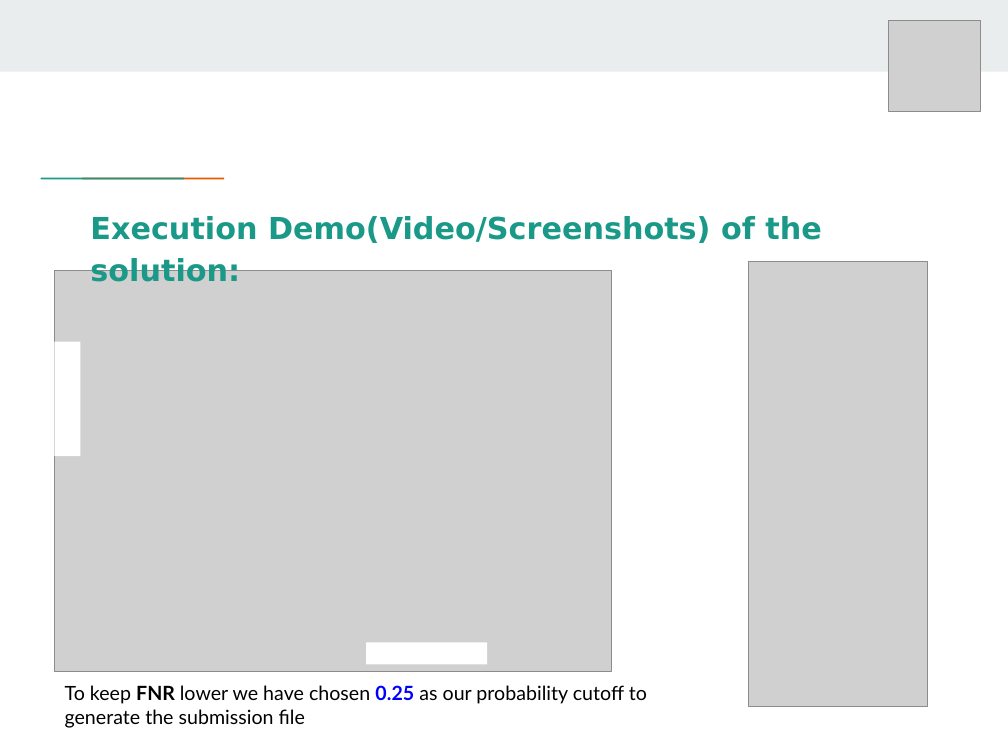
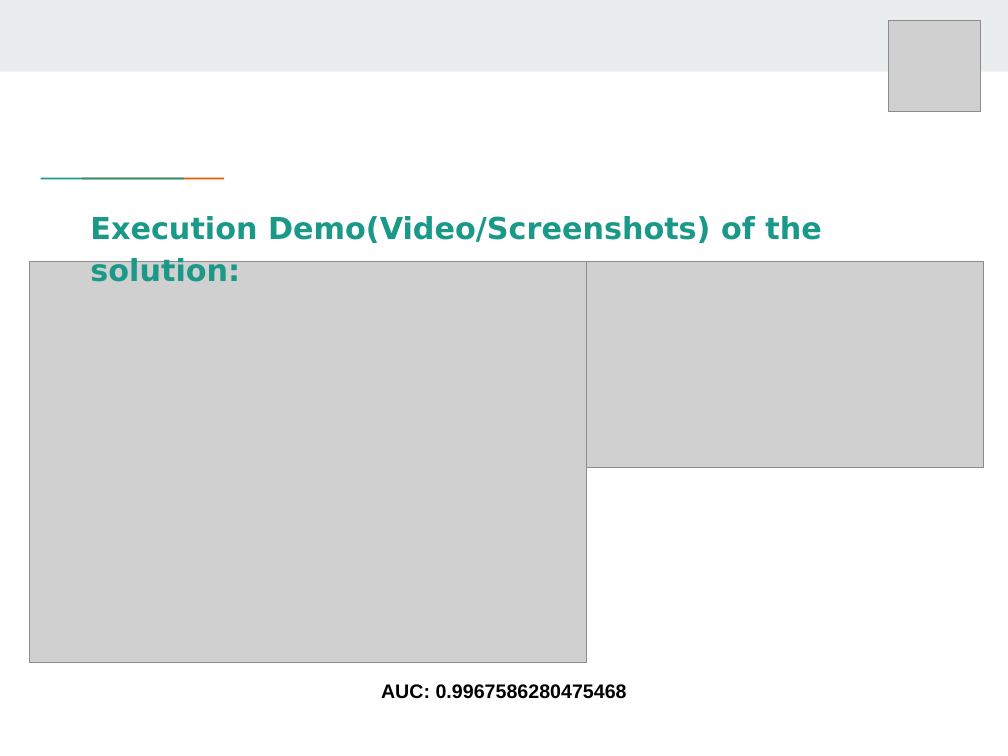
Before and after one commit to Redcof/HPE_Machine_Learning_Hackathon_CG_2022, a slide deck: slide 8 of HPE_Machine_Learning_Hackathon_CG_2022.pptx (slide 7 before the commit). Drawn at 1008x756 pixels with LibreOffice and Linux fonts; fonts in the diff are those of the drawing; grey boxes stand for pictures. Boxes give left, top, right and bottom in pixels: in the first picture for what was removed or moved away, otherwise in the second. Text is boxed around its words. In the diff, an @@ line names an element or a change of style, - is before the commit and + after.

```diff
--- a/HPE_Machine_Learning_Hackathon_CG_2022.pptx
+++ b/HPE_Machine_Learning_Hackathon_CG_2022.pptx
@@ picture: place and size @@
-picture at (54,270,612,671)
+picture at (29,262,587,663)
@@ picture added at (587,262,983,468) @@
@@ picture removed at (748,262,927,707) @@
@@ rectangle removed at (54,342,81,457) @@
@@ rectangle removed at (366,642,487,664) @@
@@ text at (381,684,627,699): text changed; font Lato to Arial; bold on @@
-To keep FNR lower we have chosen 0.25 as our probability cutoff to generate the submission file
+AUC: 0.9967586280475468
```
Also in this commit, not shown: 5 other slides changed, 1 slide added, 36 other files.
